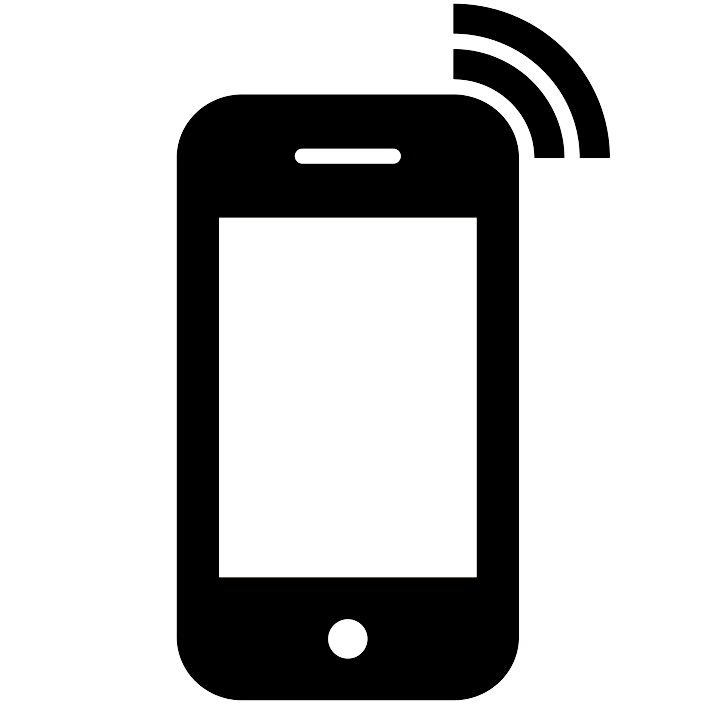
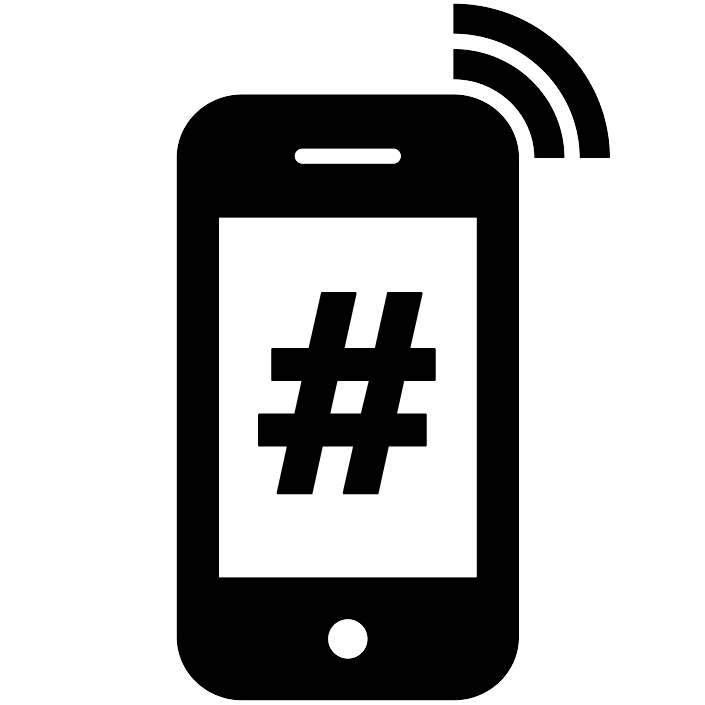
Layered file, before and after one edit (w=705, h=705). Changes by layer:
added layer "#" above "Home Device" over [left=258, top=292, right=436, bottom=495]
